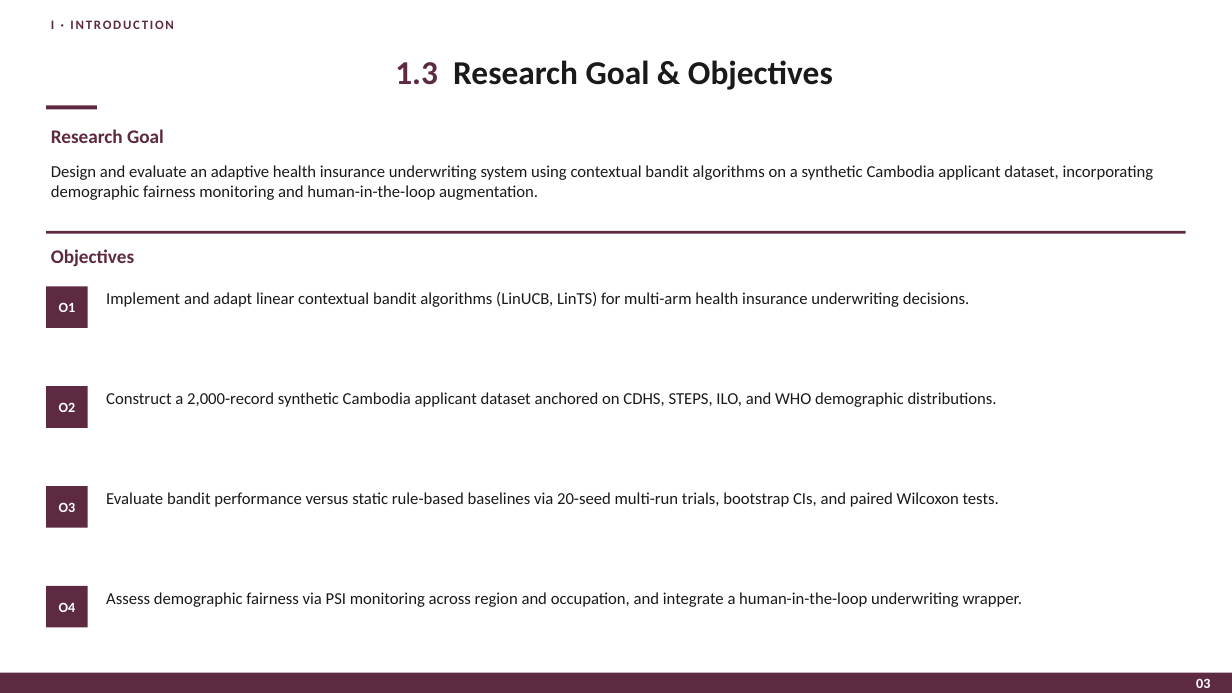
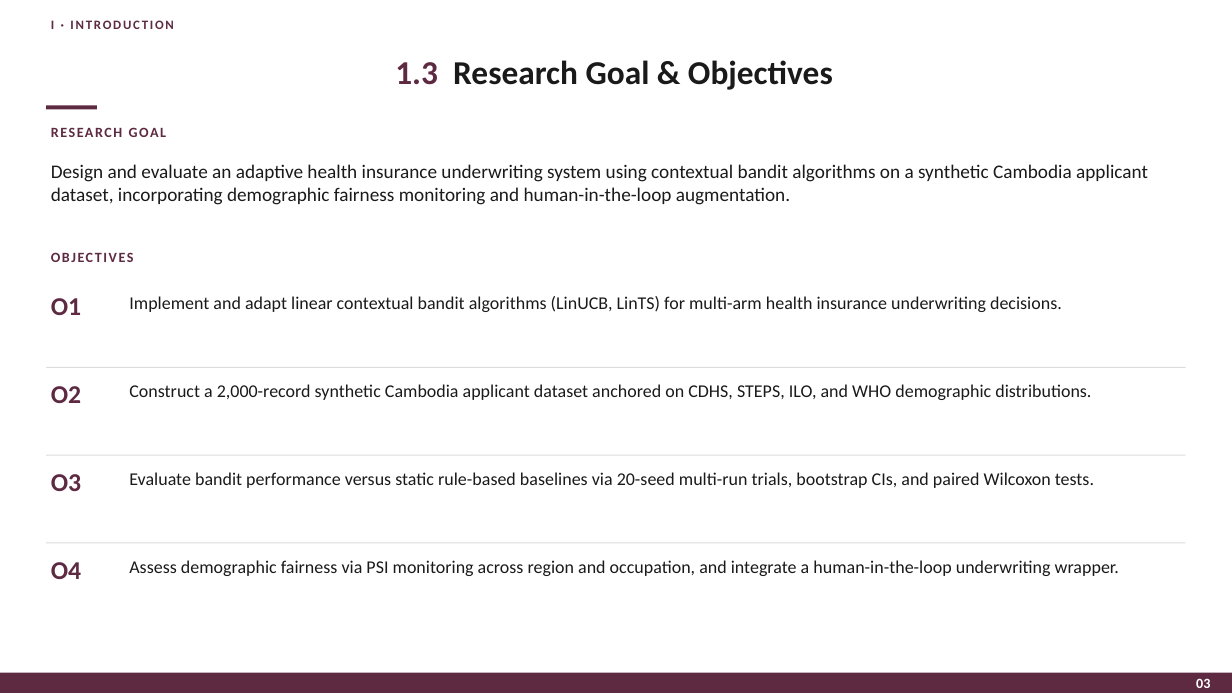
Before and after one commit to PolyTheML/DAC-UW-Thesis, a slide deck: slide 5 of thesis/health_rl/burgundy_defense_presentation.pptx. Drawn at 1232x693 pixels with LibreOffice and Linux fonts; fonts in the diff are those of the drawing. Boxes give left, top, right and bottom in pixels: in the first picture for what was removed or moved away, otherwise in the second. Text is boxed around its words. In the diff, an @@ line names an element or a change of style, - is before the commit and + after.

```diff
--- a/thesis/health_rl/burgundy_defense_presentation.pptx
+++ b/thesis/health_rl/burgundy_defense_presentation.pptx
@@ text at (51,129,164,143): text changed; size 15 to 11 pt @@
-Research Goal
+RESEARCH GOAL
@@ text "Design and evaluate an adaptive ..." at (51,164,1148,205): size 13 to 15 pt @@
@@ rectangle removed at (46,231,1186,234) @@
@@ text at (51,249,134,267): text changed; size 15 to 11 pt @@
-Objectives
+OBJECTIVES
@@ text "O1": place and size @@
-text "O1" at (46,287,88,328)
+text "O1" at (51,298,81,315)
@@ text "Implement and adapt linear contextual ...": place and size @@
-text "Implement and adapt linear contextual ..." at (106,292,969,307)
+text "Implement and adapt linear contextual ..." at (129,296,1062,312)
@@ text "O2": place and size @@
-text "O2" at (46,386,88,428)
+text "O2" at (51,386,81,403)
@@ rectangle added at (46,367,1186,368), fill #DDDDDD @@
@@ text "Construct a 2,000-record synthetic Cambodia ...": place and size @@
-text "Construct a 2,000-record synthetic Cambodia ..." at (106,392,997,407)
+text "Construct a 2,000-record synthetic Cambodia ..." at (129,384,1091,400)
@@ text "O3": place and size @@
-text "O3" at (46,486,88,528)
+text "O3" at (51,474,81,491)
@@ rectangle added at (46,455,1186,456), fill #DDDDDD @@
@@ text "Evaluate bandit performance versus static ...": place and size @@
-text "Evaluate bandit performance versus static ..." at (106,492,999,507)
+text "Evaluate bandit performance versus static ..." at (129,472,1094,488)
@@ size 11 to 20 pt, text colour #FFFFFF to #5D2A42; alignment centre to left; vertical alignment middle to top; fill #5D2A42 to none in 4 elements at (51,474,81,491), (51,298,81,315), (51,386,81,403), (51,562,81,579) @@
@@ text "O4": place and size @@
-text "O4" at (46,586,88,628)
+text "O4" at (51,562,81,579)
@@ rectangle added at (46,543,1186,543), fill #DDDDDD @@
@@ size 13 to 14 pt in 4 elements at (129,472,1094,488), (129,296,1062,312), (129,384,1091,400), (129,560,1119,576) @@
@@ text "Assess demographic fairness via PSI ...": place and size @@
-text "Assess demographic fairness via PSI ..." at (106,592,1022,607)
+text "Assess demographic fairness via PSI ..." at (129,560,1119,576)
```
Also in this commit, not shown: 4 other slides changed, 1 other file.
